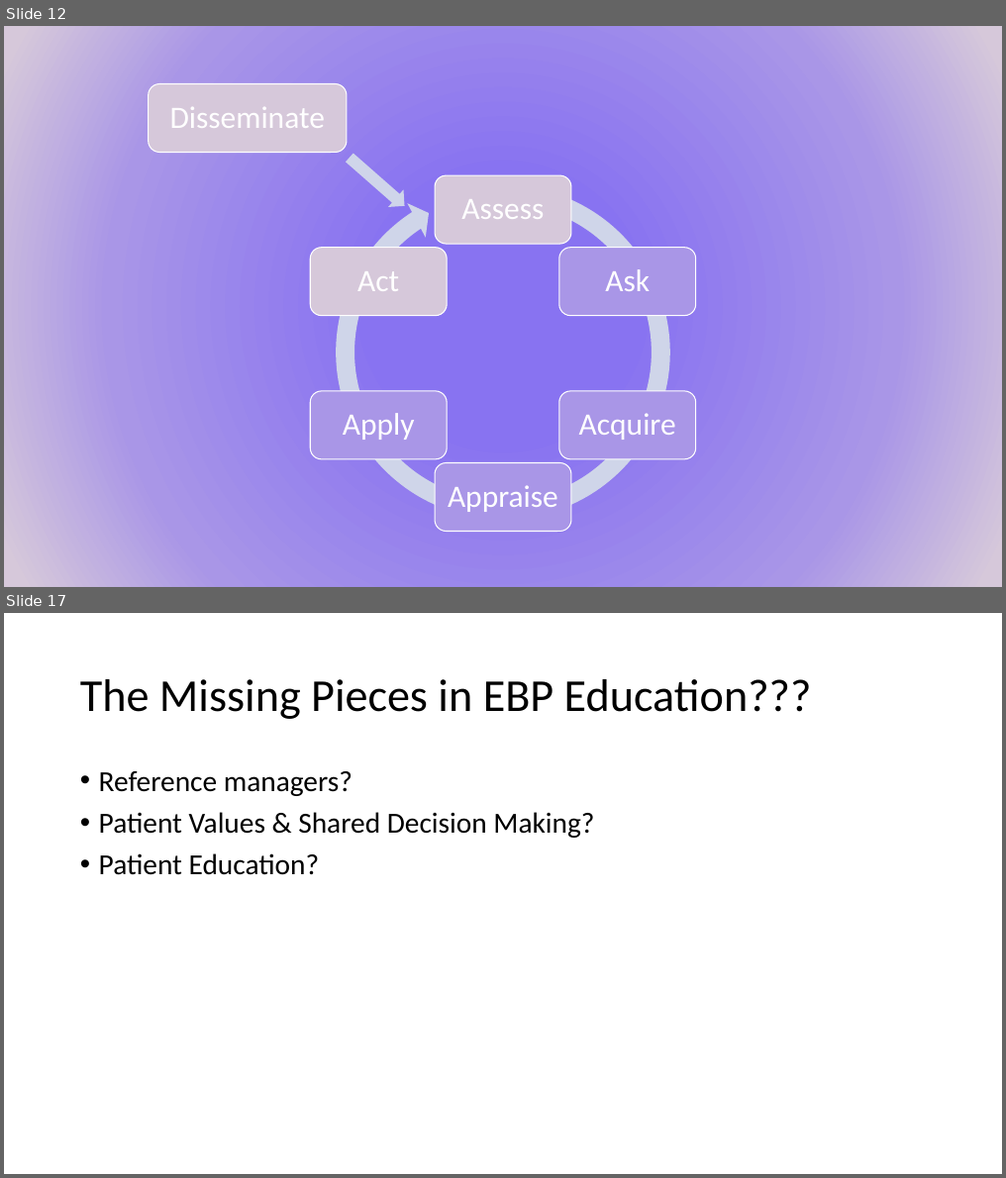
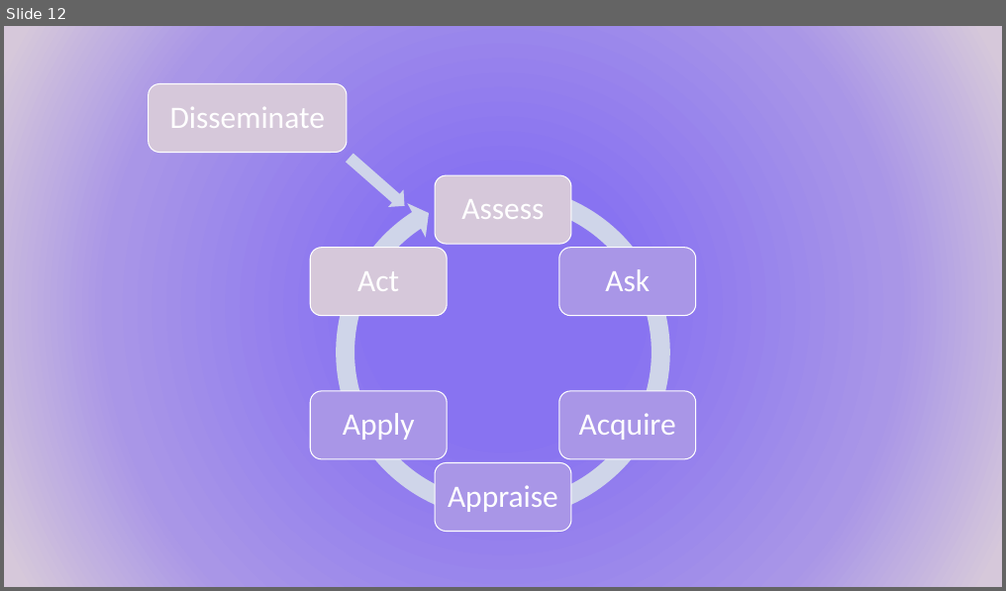
Before and after one commit to mattweirick/mattweirick.github.io, a slide deck: files/au-presentation-20181009.pptx. Shown one above the other, each under a label of ours: slides 12 and 17 before the commit, slide 12 after it; the slides between them are not shown. The pictures are 1006x1178 and 1006x591 pixels, drawn with LibreOffice and Linux fonts; fonts in the diff are those of the drawing. Boxes give left, top, right and bottom in pixels: in the first picture for what was removed or moved away, otherwise in the second. Text is boxed around its words. In the diff, an @@ line names an element or a change of style, - is before the commit and + after.

```diff
--- a/files/au-presentation-20181009.pptx
+++ b/files/au-presentation-20181009.pptx
@@ slide 17 removed at bbox=[4, 613, 1002, 1174], background #FFFFFF @@
@@ title removed at bbox=[80, 679, 812, 719] @@
-The Missing Pieces in EBP Education???
@@ text removed at bbox=[99, 771, 594, 875] @@
-• Reference managers?
-• Patient Values & Shared Decision Making?
-• Patient Education?
```
Also in this commit, not shown: 6 slides changed, 1 other slide removed.
